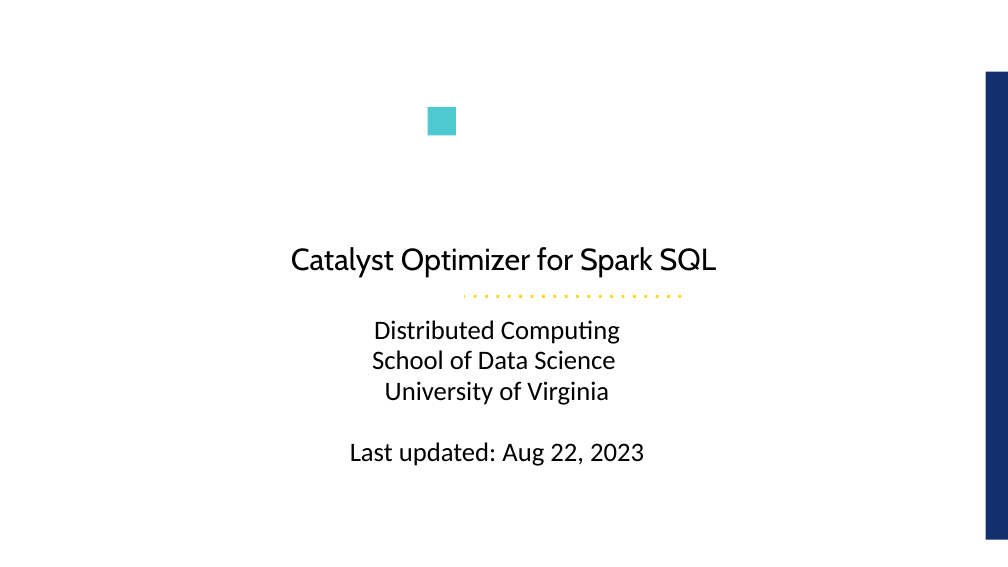
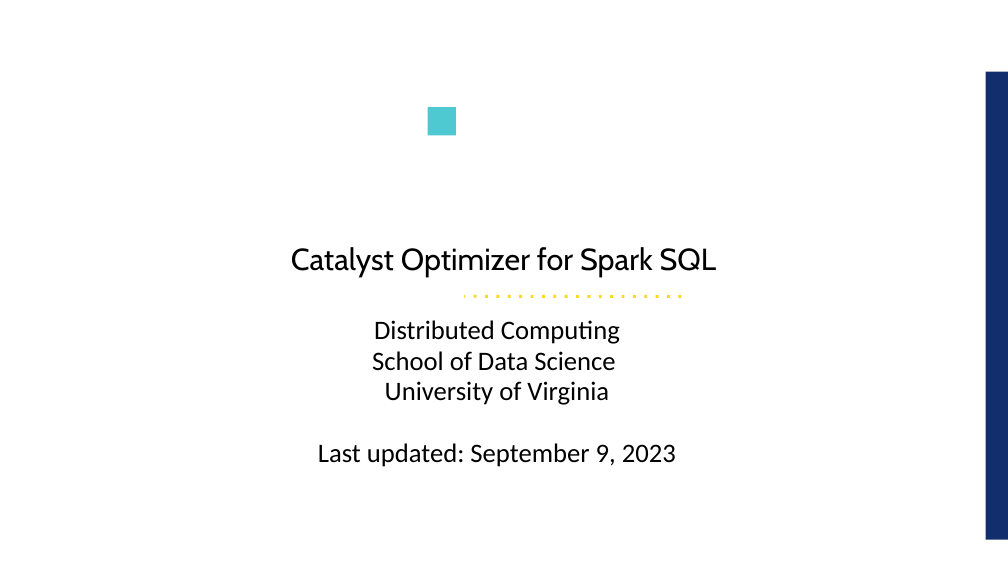
Before and after one commit to UVADS/distributed_computing, a slide deck: slide 1 of 03_dataframes_and_spark_sql/content_catalyst_optimizer/calalyst_optimizer_for_spark_sql.ppt. Drawn at 1008x567 pixels with LibreOffice and Linux fonts; fonts in the diff are those of the drawing; background and template pictures are left out. Boxes give left, top, right and bottom in pixels: in the first picture for what was removed or moved away, otherwise in the second. Text is boxed around its words. In the diff, an @@ line names an element or a change of style, - is before the commit and + after.

```diff
--- a/03_dataframes_and_spark_sql/content_catalyst_optimizer/calalyst_optimizer_for_spark_sql.ppt
+++ b/03_dataframes_and_spark_sql/content_catalyst_optimizer/calalyst_optimizer_for_spark_sql.ppt
@@ text at [318, 443, 676, 467]: text changed @@
-Last updated: Aug 22, 2023
+Last updated: September 9, 2023
```
Also in this commit, not shown: 3 other slides changed, 2 other files.
